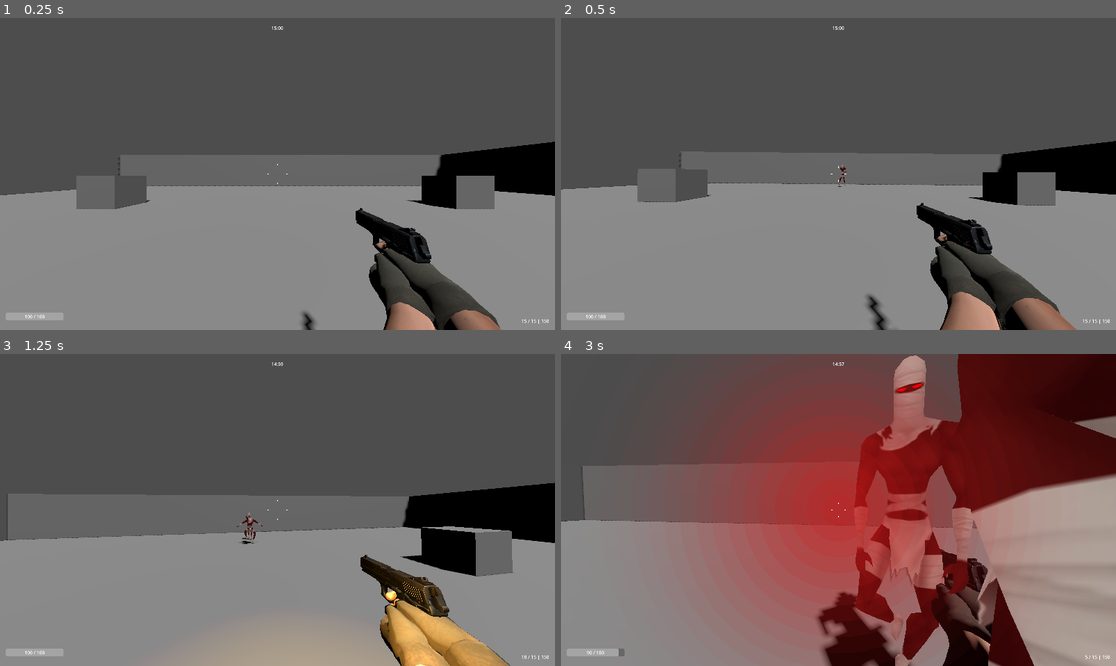
Above: before the commit, frames 1-4 (two rows, left to right).
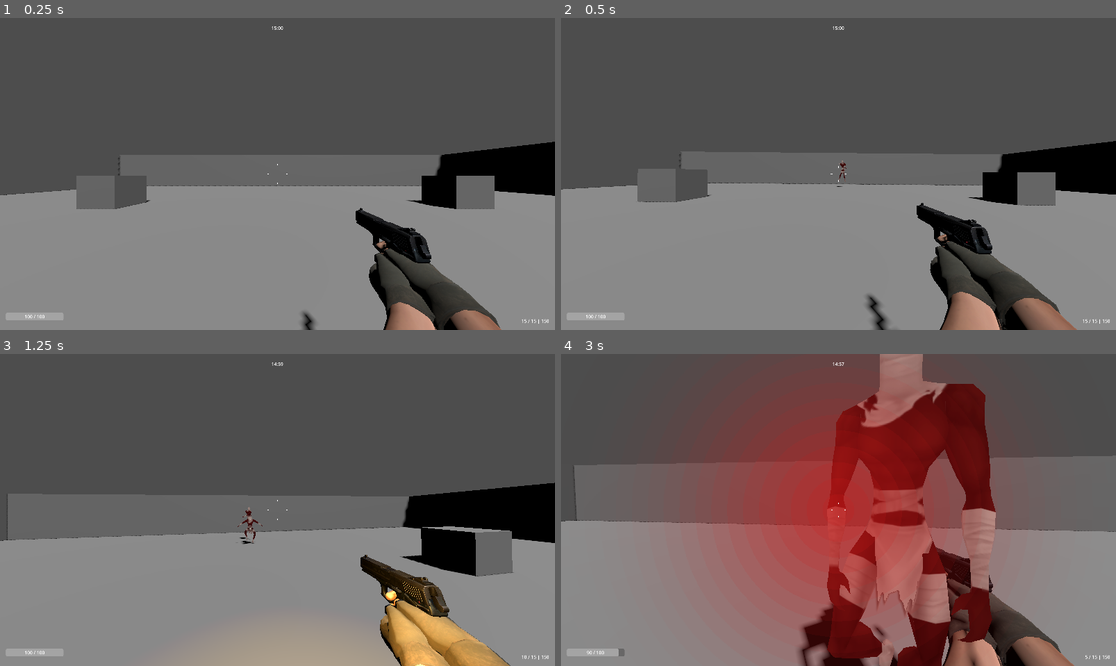
Above: after the commit, the same moments.

Repository: Gust4dev/RogueLite
Game: Godot game, scene res://scenes/main.tscn
The game is run twice, just before and just after one commit, with the same random seed, the same clock (stepped at 60 frames per second) and the same inputs.
Inputs (mouse positions are in pixels of both pictures, inside the frame that each line leads up to):
- Up to frame 1 (0.25 s): no input
- Up to frame 2 (0.5 s): no input
- Up to frame 3 (1.25 s): move the mouse to (305, 510) at 0.52 s; press the mouse at (305, 510) at 0.53 s; hold W (move_forward) from 0.53 s (still down); tap Space (jump) at 0.77 s
- Up to frame 4 (3 s): keep holding W (move_forward); move the mouse to (810, 510) at 1.27 s; release the mouse at (810, 510) at 1.28 s; tap Shift (sprint) at 1.35, 2.85 s; tap Space (jump) at 1.52 s; move the mouse to (849, 503) at 2.02 s; press the mouse at (849, 503) at 2.03 s; move the mouse to (832, 516) at 2.77 s; release the mouse at (832, 516) at 2.78 s

Frame 1 is identical in both runs. In frame 2, less than 0.1% of the frame differs, in the area x 49-52%, y 45-55%; in frame 3, less than 0.1%; in frame 4, 34%, in the area x 0-100%, y 0-100%.

Commit message:
feat: Add initial `SpawnManager` for enemy spawning and `BaseEnemy` with core combat, navigation, and death mechanics.

Diff:
--- a/enemies/base_enemy.gd
+++ b/enemies/base_enemy.gd
@@ -157,14 +157,24 @@
 
 	died.emit()
 
-	# Desabilita física
+	# Desabilita física e colisão imediatamente
 	set_physics_process(false)
-
-	# Animação de morte (fade out simples)
+	set_collision_layer_value(1, false)
+	set_collision_mask_value(1, false)
+
+	# Animação de morte: afunda no chão + fica transparente
+	var tween = create_tween()
+	tween.set_parallel(true)
+
+	# Afunda no chão
+	tween.tween_property(self, "position:y", position.y - 2.0, 0.5).set_ease(Tween.EASE_IN)
+
+	# Fade de transparência em todos os materiais do mesh
 	if mesh:
-		var tween = create_tween()
-		tween.tween_property(mesh, "transparency", 1.0, 0.5)
-		await tween.finished
+		_set_all_materials_transparent(mesh)
+		_fade_all_materials(mesh, tween, 0.5)
+
+	await tween.finished
 
 	# Remove da cena
 	queue_free()
@@ -187,6 +197,67 @@
 	"""Retorna se o inimigo está vivo"""
 	return _is_alive
 
+func _find_mesh_instance() -> MeshInstance3D:
+	"""Busca o primeiro MeshInstance3D dentro do mesh"""
+	if not mesh:
+		return null
+
+	if mesh is MeshInstance3D:
+		return mesh
+
+	# Busca recursivamente
+	var found = mesh.find_child("*", true, false) as MeshInstance3D
+	if found:
+		return found
+
+	for child in mesh.get_children():
+		if child is MeshInstance3D:
+			return child
+		for grandchild in child.get_children():
+			if grandchild is MeshInstance3D:
+				return grandchild
+
+	return null
+
+func _get_or_create_material(mesh_instance: MeshInstance3D) -> StandardMaterial3D:
+	"""Retorna ou cria um material para o MeshInstance"""
+	if not mesh_instance:
+		return null
+
+	var material: StandardMaterial3D = null
+	if mesh_instance.get_surface_override_material(0) is StandardMaterial3D:
+		material = mesh_instance.get_surface_override_material(0)
+	else:
+		material = StandardMaterial3D.new()
+		mesh_instance.set_surface_override_material(0, material)
+
+	return material
+
+func _set_all_materials_transparent(node: Node) -> void:
+	"""Configura todos os materiais para suportar transparência"""
+	for child in node.get_children():
+		if child is MeshInstance3D:
+			for i in range(child.get_surface_override_material_count()):
+				var mat = child.get_surface_override_material(i)
+				if mat == null:
+					mat = child.mesh.surface_get_material(i) if child.mesh else null
+				if mat == null:
+					mat = StandardMaterial3D.new()
+				if mat is StandardMaterial3D:
+					var new_mat = mat.duplicate()
+					new_mat.transparency = BaseMaterial3D.TRANSPARENCY_ALPHA
+					child.set_surface_override_material(i, new_mat)
+		_set_all_materials_transparent(child)
+
+func _fade_all_materials(node: Node, tween: Tween, duration: float) -> void:
+	"""Faz fade de todos os materiais no node"""
+	for child in node.get_children():
+		if child is MeshInstance3D:
+			for i in range(child.get_surface_override_material_count()):
+				var mat = child.get_surface_override_material(i)
+				if mat is StandardMaterial3D:
+					tween.tween_property(mat, "albedo_color:a", 0.0, duration)
+		_fade_all_materials(child, tween, duration)
 
 func _damage_flash() -> void:
 	"""Flash vermelho ao receber dano"""
@@ -232,6 +303,15 @@
 	if is_instance_valid(material):
 		material.albedo_color = Color.WHITE
 
+func _play_death_animation() -> void:
+	"""Toca animação de morte (Start invertida)"""
+	if not animation_player:
+		return
+
+	if animation_player.has_animation("Start"):
+		animation_player.play_backwards("Start")
+		await animation_player.animation_finished
+
 func _play_spawn_animation() -> void:
 	"""Toca animação de spawn (Start) e depois Idle"""
 	if not animation_player:
--- a/managers/spawn_manager.gd
+++ b/managers/spawn_manager.gd
@@ -15,6 +15,10 @@
 # Controle de spawns
 var enemies_alive: int = 0
 var max_enemies: int = 20
+
+# Configuração de respawn
+@export var min_enemies: int = 3
+@export var respawn_delay: float = 2.0
 
 func _ready() -> void:
 	# Carrega as cenas de inimigos
@@ -37,6 +41,19 @@
 		return null
 	return spawn_points[randi() % spawn_points.size()]
 
+func _get_valid_spawn_position(desired_pos: Vector3) -> Vector3:
+	"""Retorna uma posição navegável próxima à desejada"""
+	var maps = NavigationServer3D.get_maps()
+	if maps.is_empty():
+		# Sem mapa de navegação, retorna posição original com offset Y
+		return Vector3(desired_pos.x, desired_pos.y + 1.0, desired_pos.z)
+
+	var map_rid = maps[0]
+	var closest_point = NavigationServer3D.map_get_closest_point(map_rid, desired_pos)
+
+	# Adiciona offset vertical para não spawnar dentro do chão
+	return Vector3(closest_point.x, closest_point.y + 0.5, closest_point.z)
+
 func spawn_zombie(spawn_pos: Vector3 = Vector3.ZERO) -> Node3D:
 	"""Spawna um zombie na posição especificada"""
 	if zombie_scene == null:
@@ -51,6 +68,9 @@
 		if spawn_point:
 			spawn_pos = spawn_point.global_position
 
+	# Valida a posição usando o NavigationServer3D
+	spawn_pos = _get_valid_spawn_position(spawn_pos)
+
 	# Adiciona à cena principal
 	get_tree().current_scene.add_child(zombie)
 	zombie.global_position = spawn_pos
@@ -58,7 +78,7 @@
 	enemies_alive += 1
 	enemy_spawned.emit(zombie)
 
-	# Conecta ao signal de morte para decrementar contador
+	# Conecta ao signal de morte para decrementar contador e respawnar
 	if zombie.has_signal("died"):
 		zombie.died.connect(_on_enemy_died)
 
@@ -80,3 +100,12 @@
 func _on_enemy_died() -> void:
 	"""Callback quando um inimigo morre"""
 	enemies_alive = max(0, enemies_alive - 1)
+
+	# Agenda respawn se abaixo do mínimo
+	if enemies_alive < min_enemies:
+		get_tree().create_timer(respawn_delay).timeout.connect(_spawn_replacement)
+
+func _spawn_replacement() -> void:
+	"""Spawna um inimigo de reposição"""
+	if enemies_alive < max_enemies:
+		spawn_zombie()
